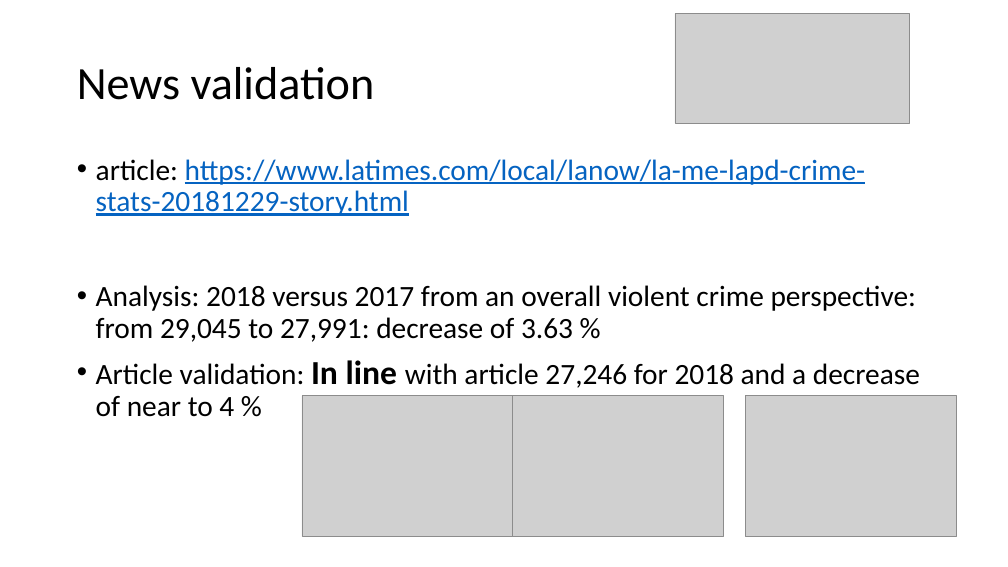
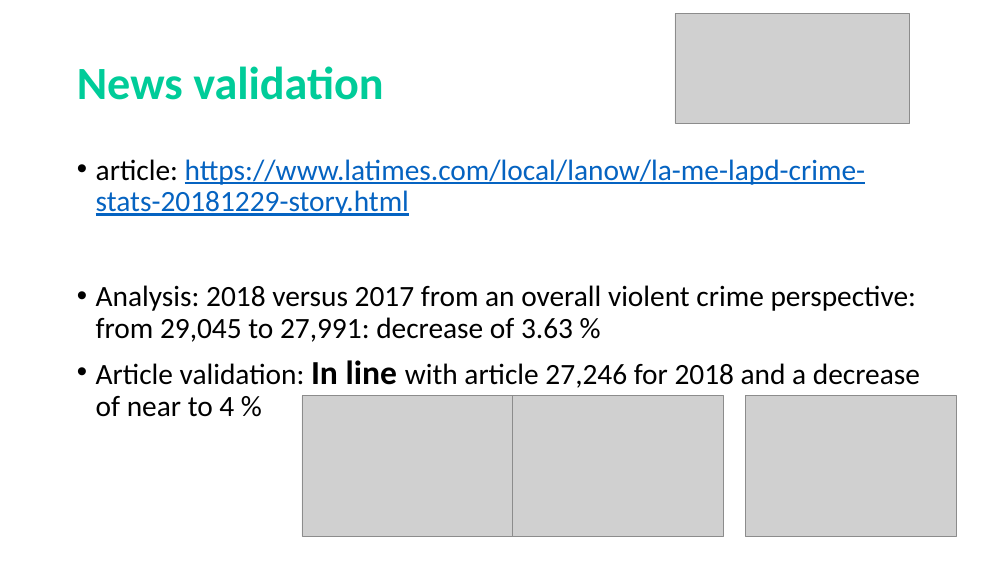
Before and after one commit to frederikdebruyker/Los-Angeles-Crime-Statistics, a slide deck: slide 5 of Presentation Project1 - Los Angeles Crime Statistics.pptx (slide 4 before the commit). Drawn at 1008x567 pixels with LibreOffice and Linux fonts; fonts in the diff are those of the drawing; grey boxes stand for pictures. Boxes give left, top, right and bottom in pixels: in the first picture for what was removed or moved away, otherwise in the second. Text is boxed around its words. In the diff, an @@ line names an element or a change of style, - is before the commit and + after.

```diff
--- a/Presentation Project1 - Los Angeles Crime Statistics.pptx
+++ b/Presentation Project1 - Los Angeles Crime Statistics.pptx
@@ title "News validation" at box(77, 66, 383, 100): text colour #000000 to #00CC99, bold on @@
```
Also in this commit, not shown: 3 other slides changed, 1 slide added, 3 other files.
